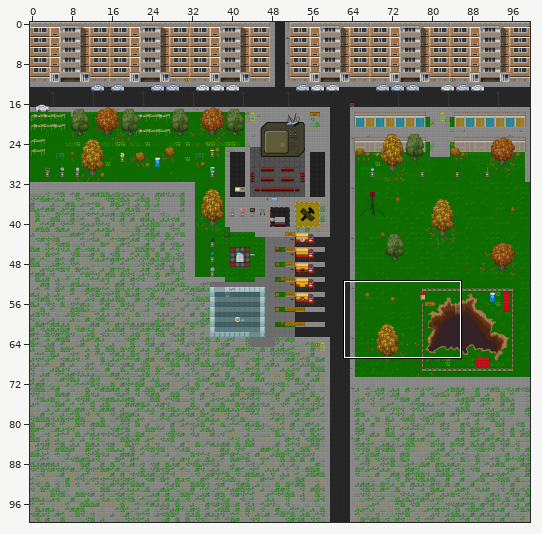
Tiled map (JSON) -- maps/main.json. Above, an overview of the earlier version with the close-up marked.
Close-up. Before:
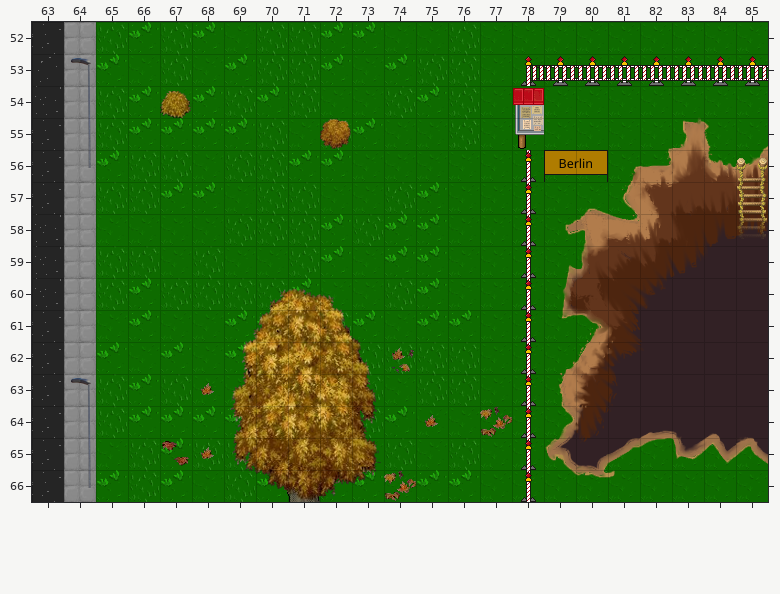
Cells are 32x32 px. Shown: x 63..85, y 52..66.
Now the later version:
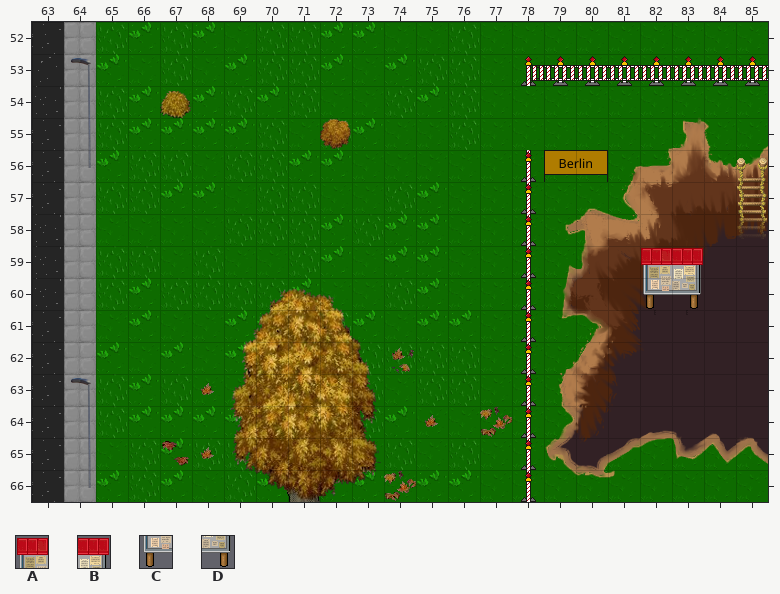
Key: from "chaosz0ne": A 845, B 846, C 877, D 878.
_ is an empty cell, . an unchanged one.
Tiles of an added or newly shown layer are drawn over the layers below it.
The edit:
--- layer "berlin"
@@ x 78..78 @@
-54 A
-55 C
+54 _
+55 _
--- layer "berlin_override"
@@ x 82..83 @@
-59 __
-60 __
+59 AB
+60 CD
--- layer "berlin_website" (added)
@@ x 82..83 @@
-59 __
-60 __
+59 AB
+60 CD
